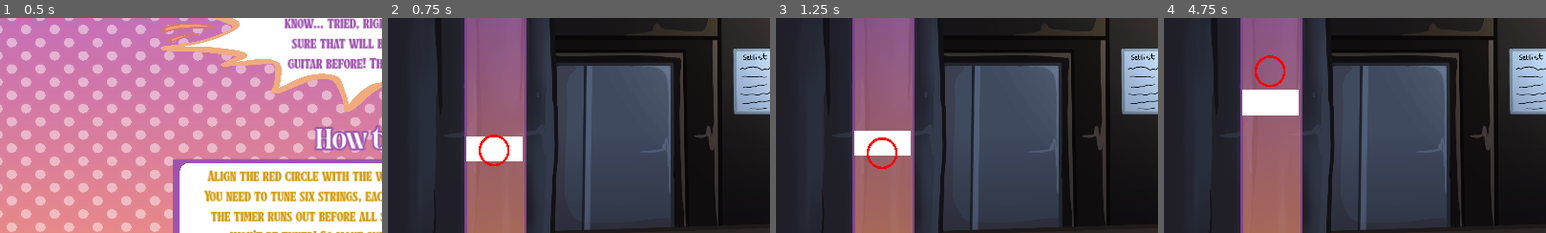
Above: before the commit, frames 1-4 (left to right).
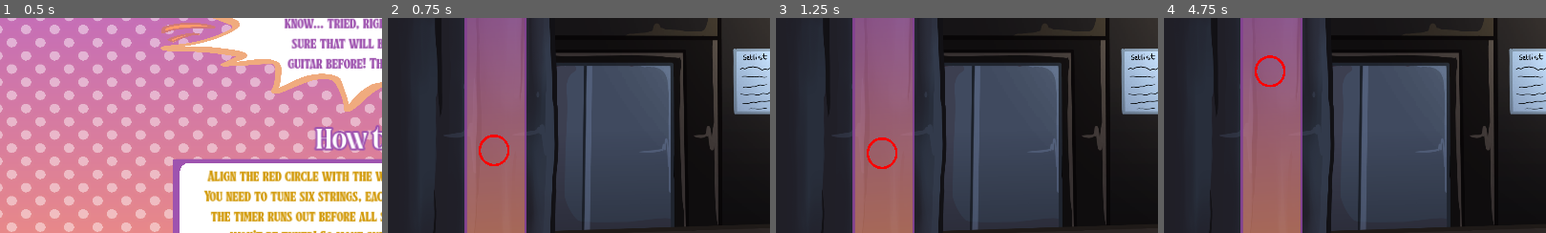
Above: after the commit, the same moments.

Repository: authenticBloodshed/RecklessRoadie
Game: Godot game, scene res://TitleScreen.tscn
Two runs of this game, one before a commit and one after it. Both use one fixed random seed, a clock stepped at 60 frames per second and the inputs below.
Inputs (mouse positions are % of the whole screen's width and height, from its top left):
- Up to frame 1 (0.5 s): no input
- Up to frame 2 (0.75 s): click "Start" at 0.5 s
- Up to frame 3 (1.25 s): no input
- Up to frame 4 (4.75 s): move the mouse to (72, 45) at 1.27 s; hold Space (Tune) 1.28-2.03 s; click (72, 45) at 1.52 s; move the mouse to (30, 55) at 2.02 s; tap Space (Tune) at 2.1, 3.6 s; click (30, 55) at 2.27 s; move the mouse to (60, 28) at 2.77 s; hold Space (Tune) 2.78-3.53 s; move the mouse to (45, 70) at 3.52 s; click (45, 70) at 3.77 s; move the mouse to (80, 65) at 4.27 s; hold Space (Tune) from 4.28 s (still down); click (80, 65) at 4.52 s
The pictures show only the part of the screen within x 0-50%, y 20-70%; the shares and areas given below are measured in that part.

Frame 1 is identical in both runs. In frame 2, 1.5% of the frame differs, in the area x 20-36%, y 55-67%; in frame 3, 1.6%; in frame 4, 1.8%, in the area x 20-36%, y 33-46%.

Commit message:
added tune mechanic

Diff:
--- a/Introduction To Godot/Target.gd
+++ b/Introduction To Godot/Target.gd
@@ -5,13 +5,19 @@
 
 # Called when the node enters the scene tree for the first time.
 func _ready():
-	pass # Replace with function body.
+	self_modulate.a8 = 0
 
 
 # Called every frame. 'delta' is the elapsed time since the previous frame.
 func _process(delta):
 	# Applies motion
 	position += random * delta
+
+		# Allows the player to jump
+	if Input.is_action_pressed("Tune"):
+		self_modulate.a8 = 255
+		await get_tree(). create_timer(3). timeout
+		self_modulate.a8 = 0
 
 	#Makes the target bounce against the borders
 	if position.y > 569 or position.y < 65:
